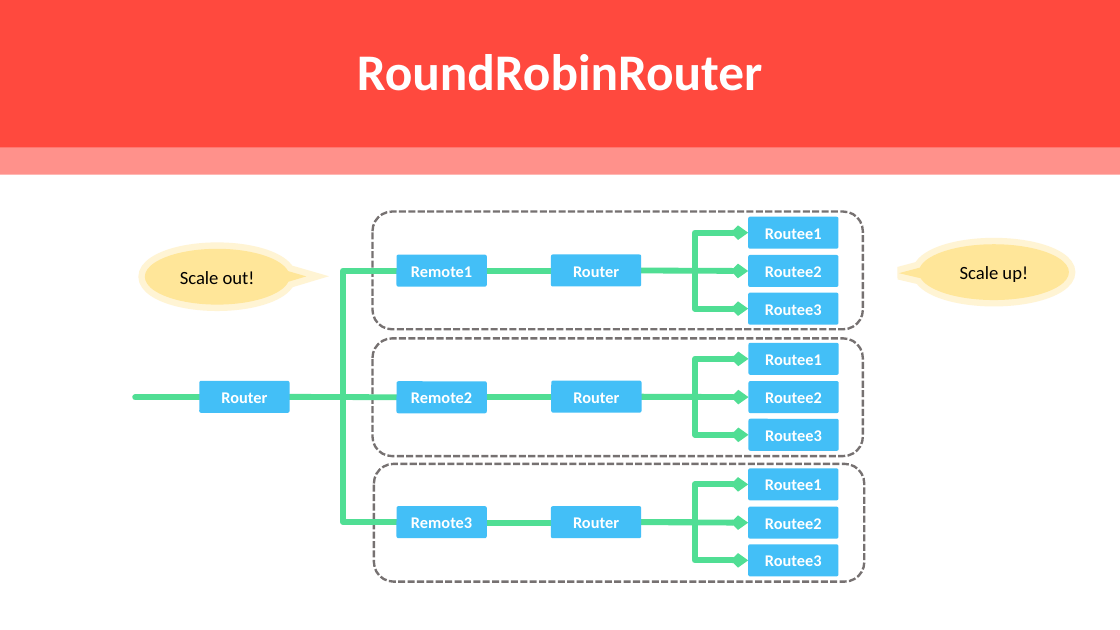
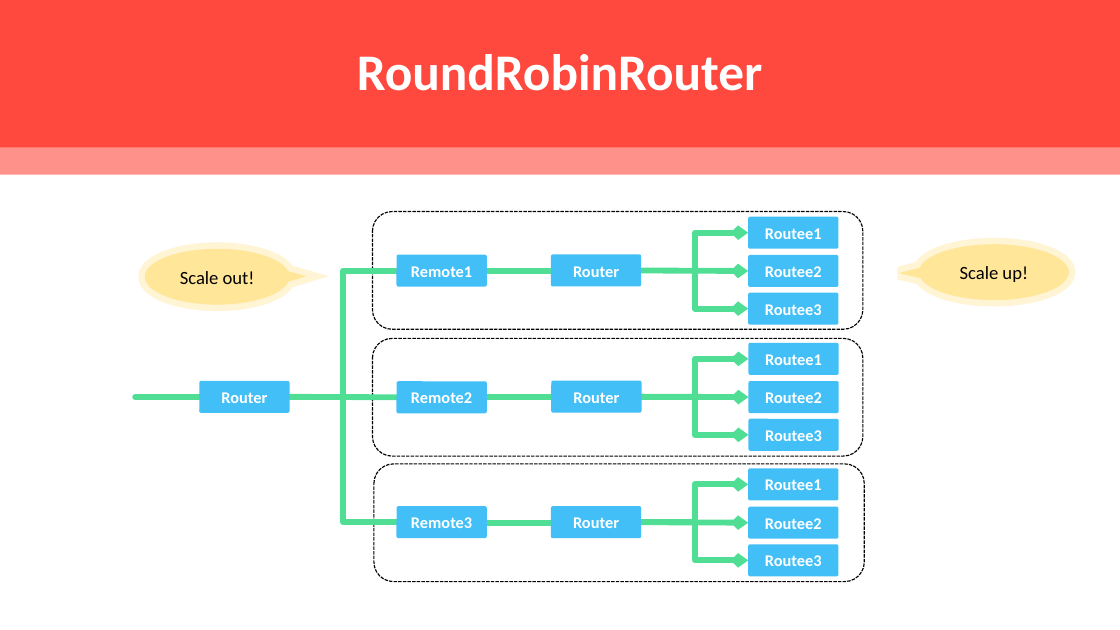
Before and after one commit to rogeralsing/Presentations, a slide deck: slide 26 of ProtoActor/TV4/protoactor.pptx. Drawn at 1120x630 pixels with LibreOffice and Linux fonts; fonts in the diff are those of the drawing. Boxes give left, top, right and bottom in pixels: in the first picture for what was removed or moved away, otherwise in the second. Text is boxed around its words. In the diff, an @@ line names an element or a change of style, - is before the commit and + after.

```diff
--- a/ProtoActor/TV4/protoactor.pptx
+++ b/ProtoActor/TV4/protoactor.pptx
@@ outline #767171 2 pt dashed to #000000 1 pt dashed in 3 elements at [372, 339, 863, 456], [374, 464, 865, 581], [372, 212, 863, 329] @@
```
Also in this commit, not shown: 5 other slides changed, 1 other file.
